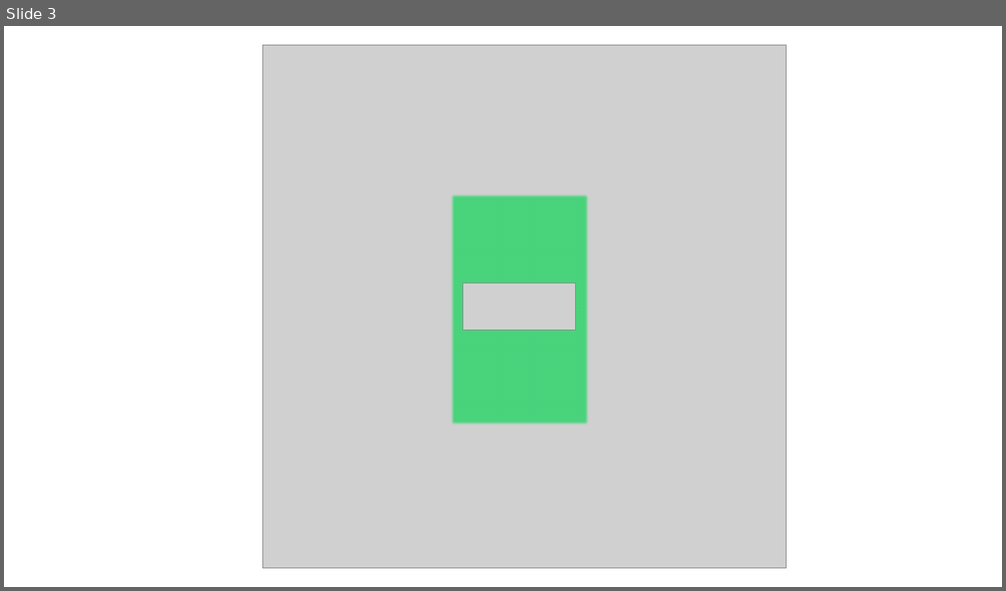
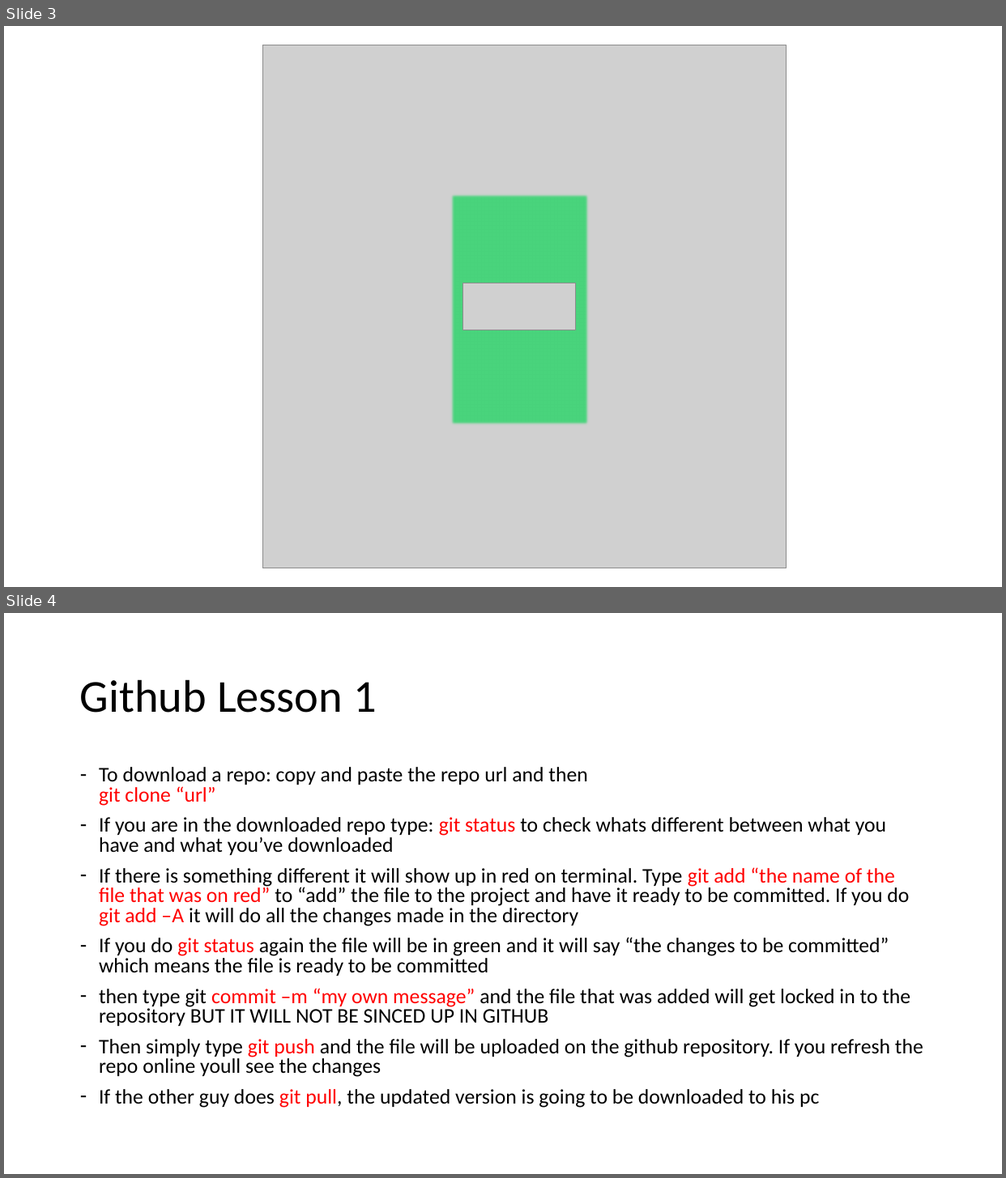
Before and after one commit to skasapis/Lysi_Website, a slide deck: Misc/icons.pptx. Shown one above the other, each under a label of ours: slide 3 before the commit, slides 3 and 4 after it. The pictures are 1006x591 and 1006x1178 pixels, drawn with LibreOffice and Linux fonts; fonts in the diff are those of the drawing; grey boxes stand for pictures. Boxes give left, top, right and bottom in pixels: in the first picture for what was removed or moved away, otherwise in the second. Text is boxed around its words. In the diff, an @@ line names an element or a change of style, - is before the commit and + after.

```diff
--- a/Misc/icons.pptx
+++ b/Misc/icons.pptx
@@ slide 4 added at (4, 613, 1002, 1174), background #FFFFFF @@
@@ title added at (80, 679, 377, 713), 44 pt, text #000000 @@
+Github Lesson 1
@@ text added at (99, 767, 923, 1108), 20 pt, text #000000 @@
+– To download a repo: copy and paste the repo url and then
+  git clone “url”
+– If you are in the downloaded repo type: git status to check whats different between what you have and what you’ve downloaded
+– If there is something different it will show up in red on terminal. Type git add “the name of the file that was on red” to “add” the file to the project and have it ready to be committed. If you do git add –A it will do all the changes made in the directory
+– If you do git status again the file will be in green and it will say “the changes to be committed” which means the file is ready to be committed
+– then type git commit –m “my own message” and the file that was added will get locked in to the repository BUT IT WILL NOT BE SINCED UP IN GITHUB
+– Then simply type git push and the file will be uploaded on the github repository. If you refresh the repo online youll see the changes
+– If the other guy does git pull, the updated version is going to be downloaded to his pc
```
Also in this commit, not shown: 13 other slides added, 3 other files.
